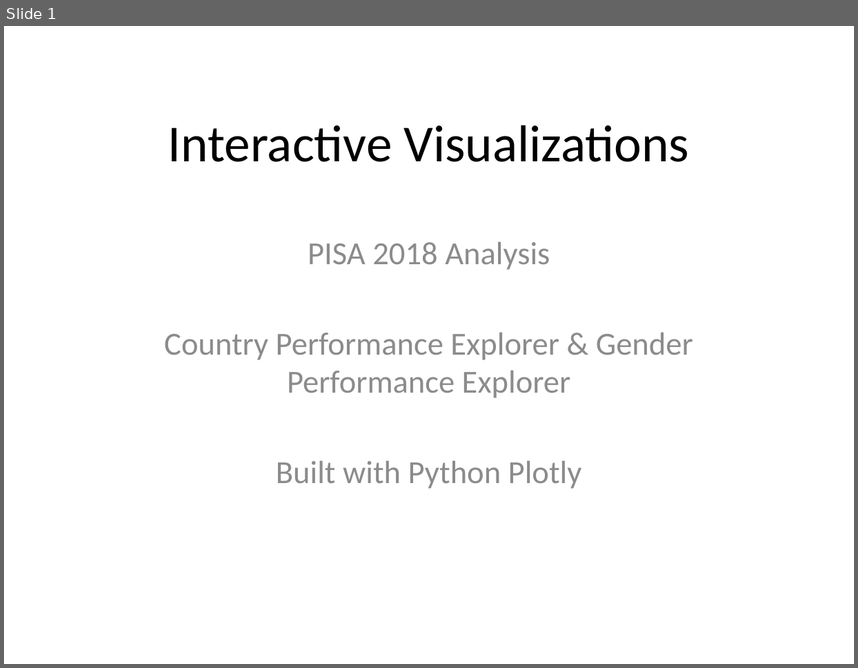
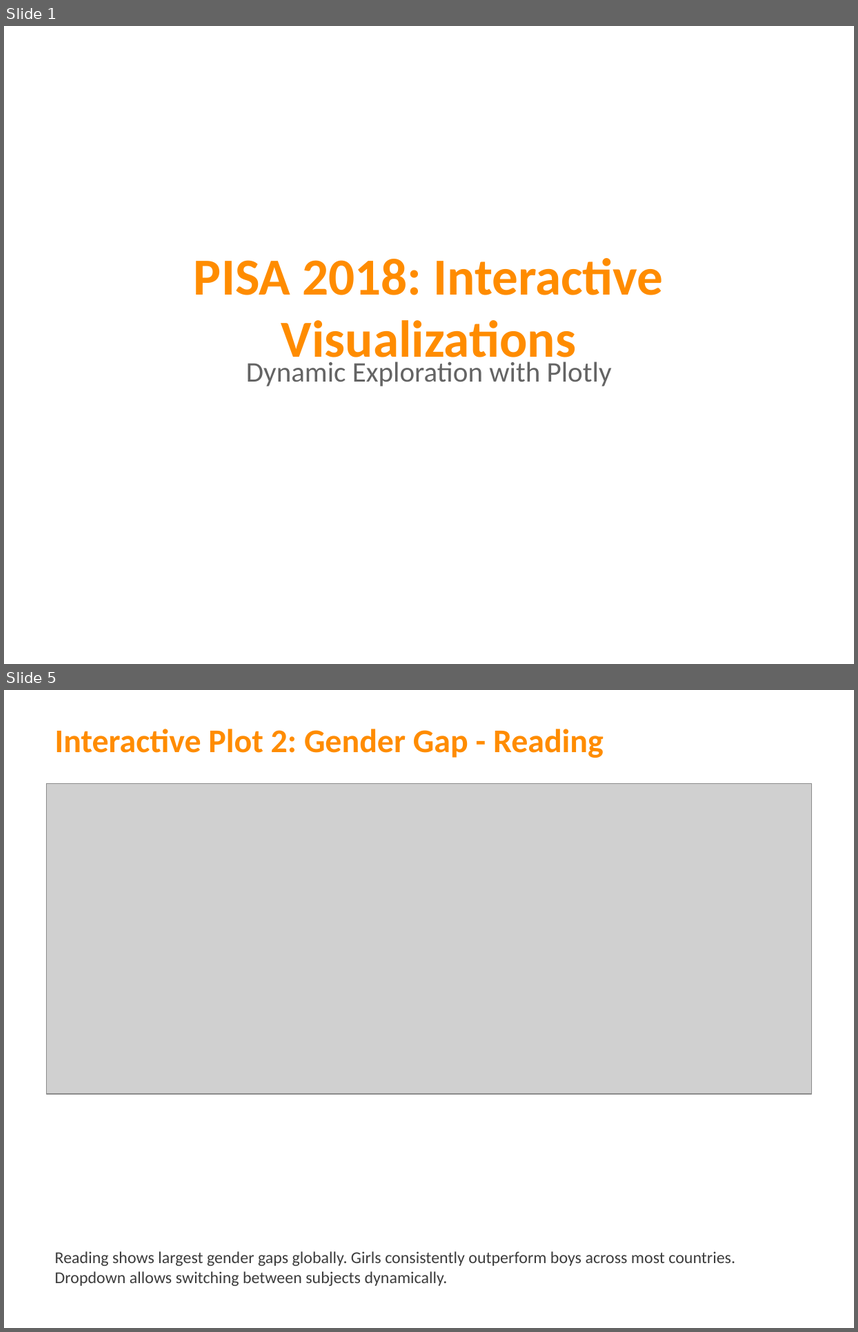
Before and after one commit to kitsakisGk/Masters_AUEB, a slide deck: Data_visualization/Assignment_1/PISA_2018_Interactive_Plots.pptx. Shown one above the other, each under a label of ours: slide 1 before the commit, slides 1 and 5 after it; the slides between them are not shown. The pictures are 858x668 and 858x1332 pixels, drawn with LibreOffice and Linux fonts; fonts in the diff are those of the drawing; grey boxes stand for pictures. Boxes give left, top, right and bottom in pixels: in the first picture for what was removed or moved away, otherwise in the second. Text is boxed around its words. In the diff, an @@ line names an element or a change of style, - is before the commit and + after.

Commit message:
Update Data Visualization Assignment 1: Replace with EDA notebook and reorganize plots

```diff
--- a/Data_visualization/Assignment_1/PISA_2018_Interactive_Plots.pptx
+++ b/Data_visualization/Assignment_1/PISA_2018_Interactive_Plots.pptx
@@ slide 5 added at box(4, 690, 854, 1328), background #FFFFFF @@
@@ text added at box(55, 729, 604, 758), 28 pt, text #FF8C00, bold @@
+Interactive Plot 2: Gender Gap - Reading
@@ picture added at box(47, 784, 811, 1094) @@
@@ text added at box(55, 1251, 735, 1285), 14 pt, text #3C3C3C @@
+Reading shows largest gender gaps globally. Girls consistently outperform boys across most countries.
+Dropdown allows switching between subjects dynamically.
@@ slide 1 changed as well @@
@@ text "PISA 2018: Interactive Visualizations" at box(194, 258, 663, 369): vertical alignment middle to top @@
@@ text at box(194, 258, 663, 369): text changed; text colour #000000 to #FF8C00; bold on @@
-Interactive Visualizations
+PISA 2018: Interactive Visualizations
@@ text at box(246, 361, 612, 386): text changed; size 27.2 to 24 pt; text colour #8C8C8C to #646464 @@
-PISA 2018 Analysis
-Country Performance Explorer & Gender Performance Explorer
-Built with Python Plotly
+Dynamic Exploration with Plotly
```
Also in this commit, not shown: 2 other slides changed, 3 other slides added, 9 slides removed, 37 other files.
